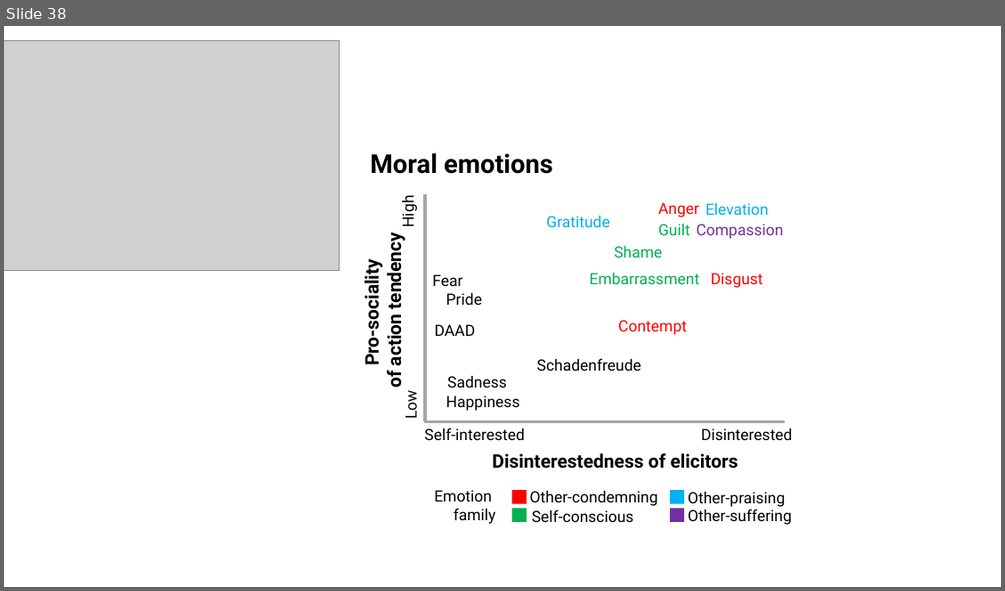
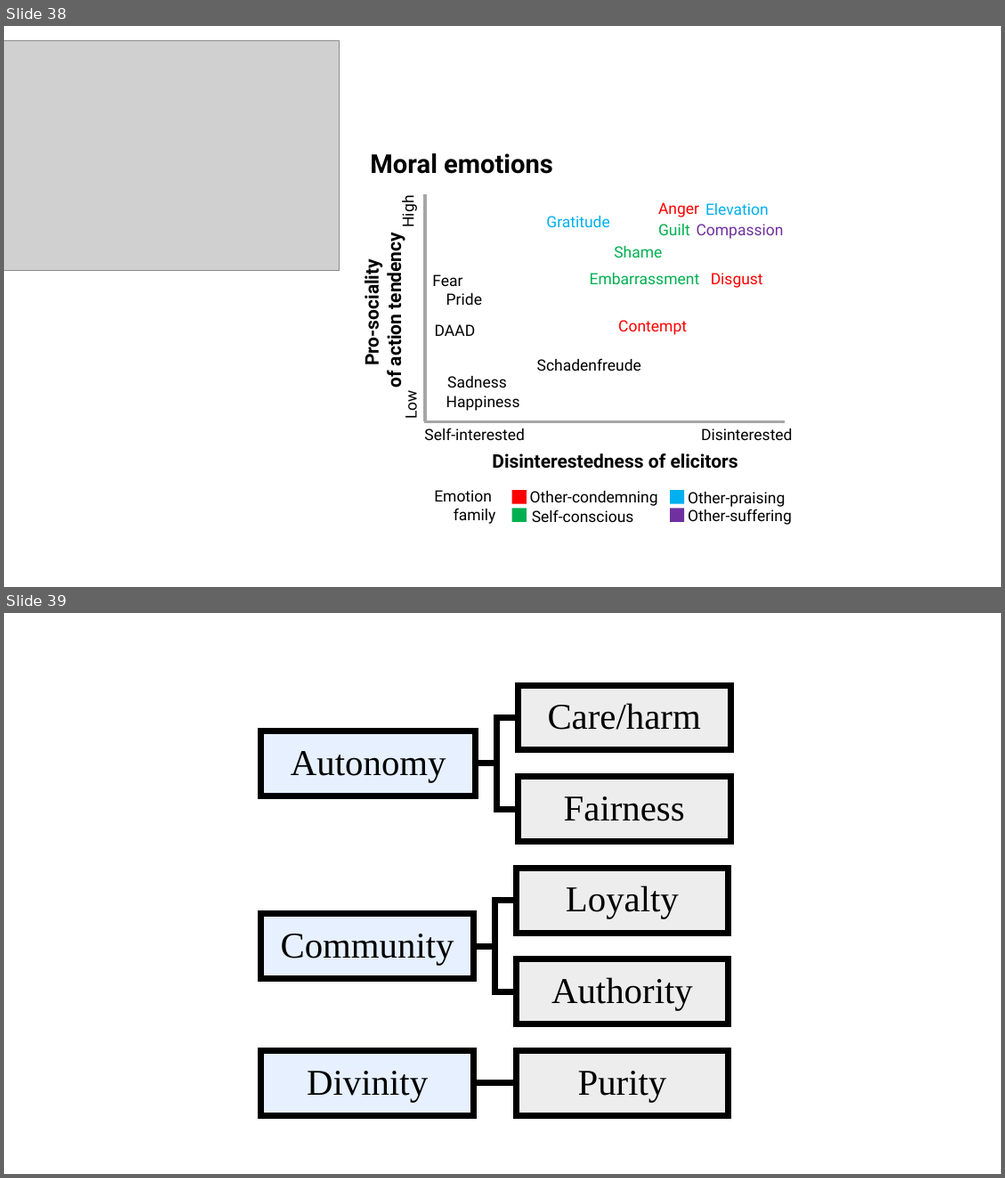
Before and after one commit to sdimakis/moral_psychology, a slide deck: lectures/Presentation1.pptx. Shown one above the other, each under a label of ours: slide 38 before the commit, slides 38 and 39 after it. The pictures are 1005x591 and 1005x1178 pixels, drawn with LibreOffice and Linux fonts; fonts in the diff are those of the drawing; grey boxes stand for pictures. Boxes give left, top, right and bottom in pixels: in the first picture for what was removed or moved away, otherwise in the second. Text is boxed around its words. In the diff, an @@ line names an element or a change of style, - is before the commit and + after.

```diff
--- a/lectures/Presentation1.pptx
+++ b/lectures/Presentation1.pptx
@@ slide 39 added at (4,613,1001,1174), background #FFFFFF @@
@@ group added at (261,686,731,1116): 8 rectangles, 8 texts, 5 freeform shapes @@
+Autonomy
+Care/harm
+Fairness
+Community
+Loyalty
+Authority
+Divinity
+Purity
```
Also in this commit, not shown: 26 other files.
